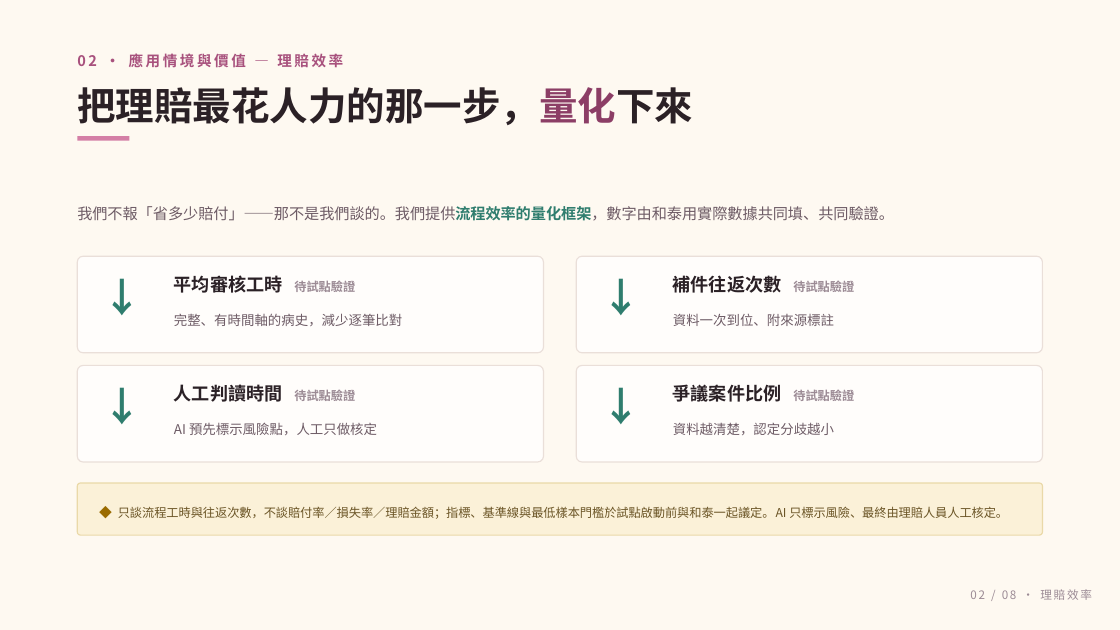
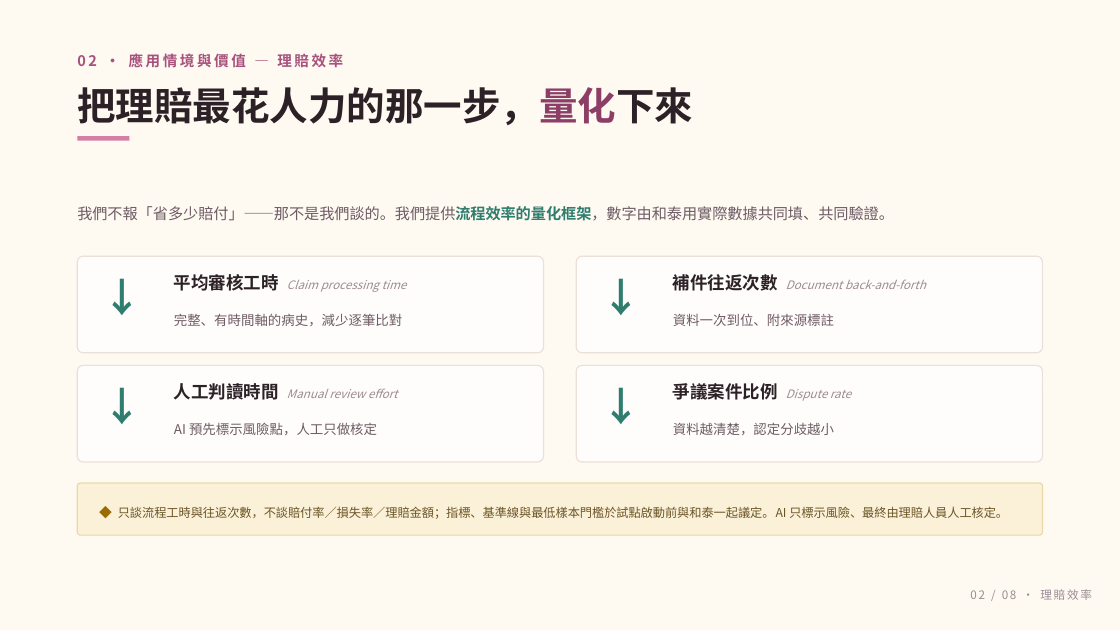
Before and after one commit to genrevcorp/pawtient-hotai-accelerator, a slide deck: slide 7 of deck/Pawtient_AI_和泰加速器提案.pptx. Drawn at 1120x630 pixels with LibreOffice and Linux fonts; fonts in the diff are those of the drawing. Boxes give left, top, right and bottom in pixels: in the first picture for what was removed or moved away, otherwise in the second. Text is boxed around its words. In the diff, an @@ line names an element or a change of style, - is before the commit and + after.

```diff
--- a/deck/Pawtient_AI_和泰加速器提案.pptx
+++ b/deck/Pawtient_AI_和泰加速器提案.pptx
@@ text at [174,274,407,292]: text changed; size 15.5 to 10 pt; text colour #2B2126 to #9C8B95; bold off; italic on @@
-平均審核工時 待試點驗證
+平均審核工時 Claim processing time
@@ text at [673,274,926,291]: text changed; size 15.5 to 10 pt; text colour #2B2126 to #9C8B95; bold off; italic on @@
-補件往返次數 待試點驗證
+補件往返次數 Document back-and-forth
@@ text at [174,383,398,400]: text changed; size 15.5 to 10 pt; text colour #2B2126 to #9C8B95; bold off; italic on @@
-人工判讀時間 待試點驗證
+人工判讀時間 Manual review effort
@@ text at [673,383,851,401]: text changed; size 15.5 to 10 pt; text colour #2B2126 to #9C8B95; bold off; italic on @@
-爭議案件比例 待試點驗證
+爭議案件比例 Dispute rate
```
Also in this commit, not shown: 6 other slides changed.
